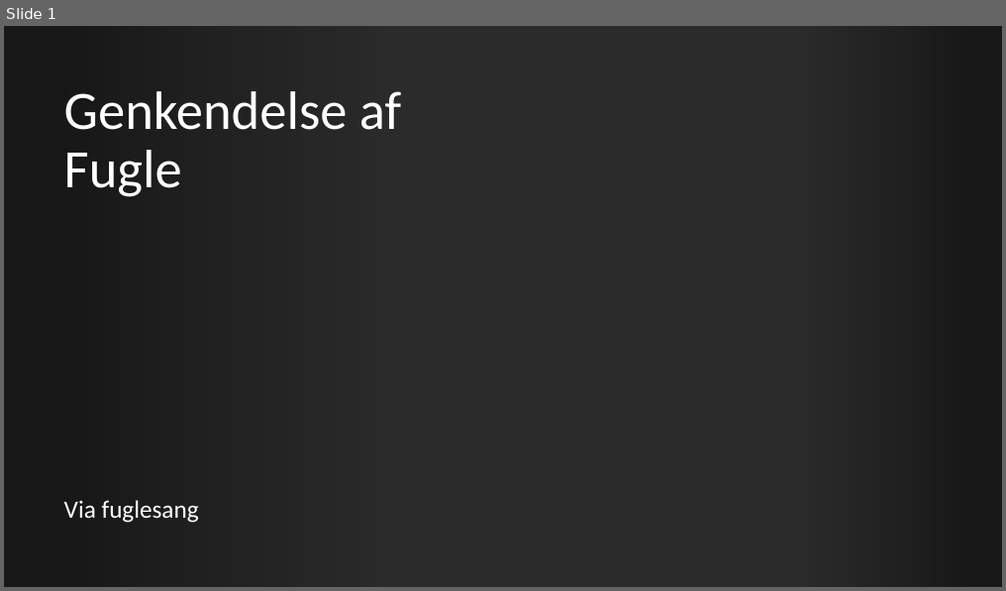
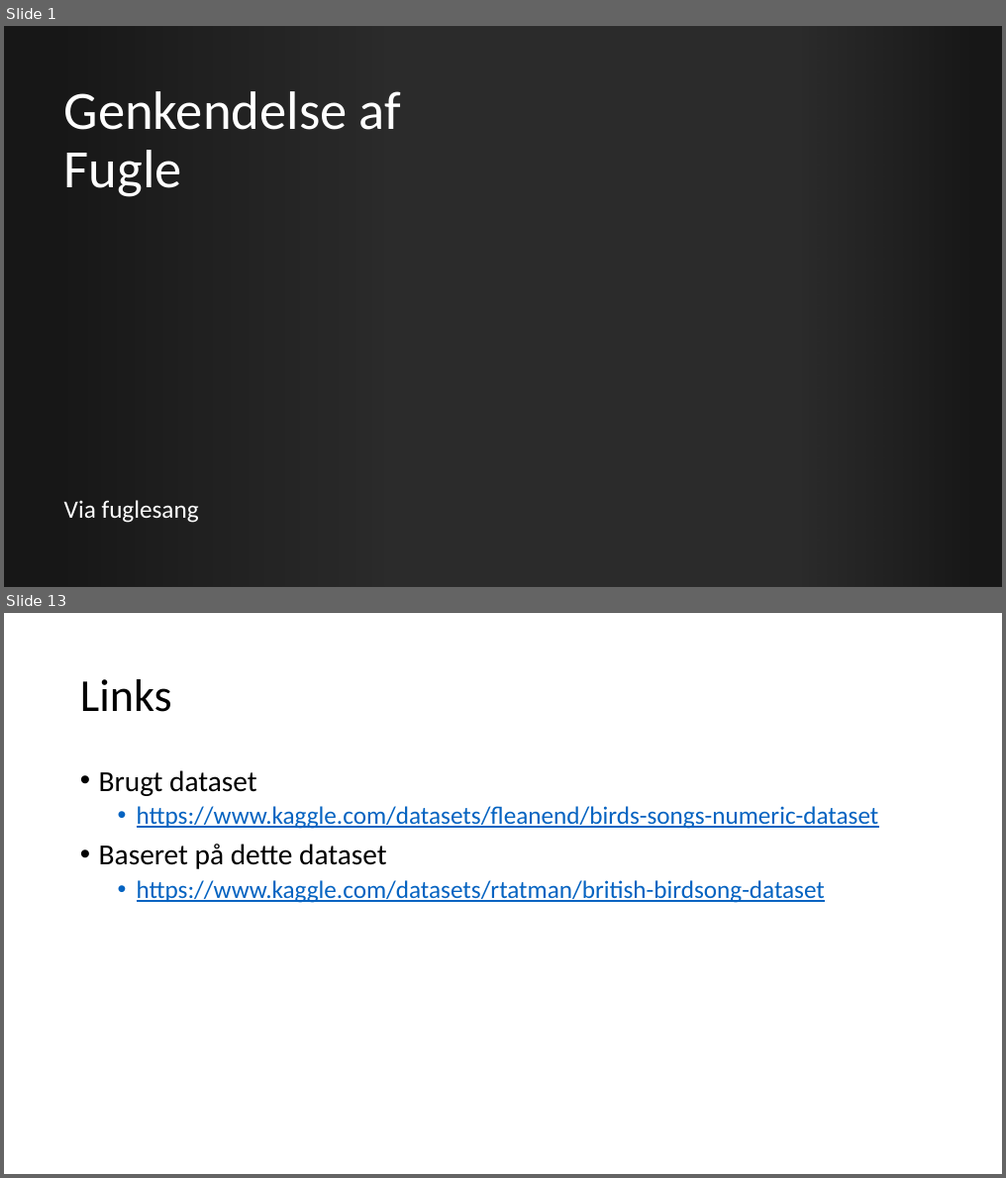
Before and after one commit to BenjaminElifLarsen/Machine_Learning_School, a slide deck: Case/Presentation/Presentation.pptx. Shown one above the other, each under a label of ours: slide 1 before the commit, slides 1 and 13 after it; the slides between them are not shown. The pictures are 1006x591 and 1006x1178 pixels, drawn with LibreOffice and Linux fonts; fonts in the diff are those of the drawing; background and template pictures are left out; a plain dark background stands for a picture behind light text. Boxes give left, top, right and bottom in pixels: in the first picture for what was removed or moved away, otherwise in the second. Text is boxed around its words. In the diff, an @@ line names an element or a change of style, - is before the commit and + after.

```diff
--- a/Case/Presentation/Presentation.pptx
+++ b/Case/Presentation/Presentation.pptx
@@ slide 13 added at (4, 613, 1002, 1174), background #FFFFFF @@
@@ title added at (80, 679, 172, 712), 44 pt, text #000000 @@
+Links
@@ text added at (99, 770, 879, 903), 24 pt, text #0563C1, underline @@
+• Brugt dataset
+  • https://www.kaggle.com/datasets/fleanend/birds-songs-numeric-dataset
+• Baseret på dette dataset
+  • https://www.kaggle.com/datasets/rtatman/british-birdsong-dataset
```
Also in this commit, not shown: 1 slide changed, 10 other slides added, 1 slide removed.
